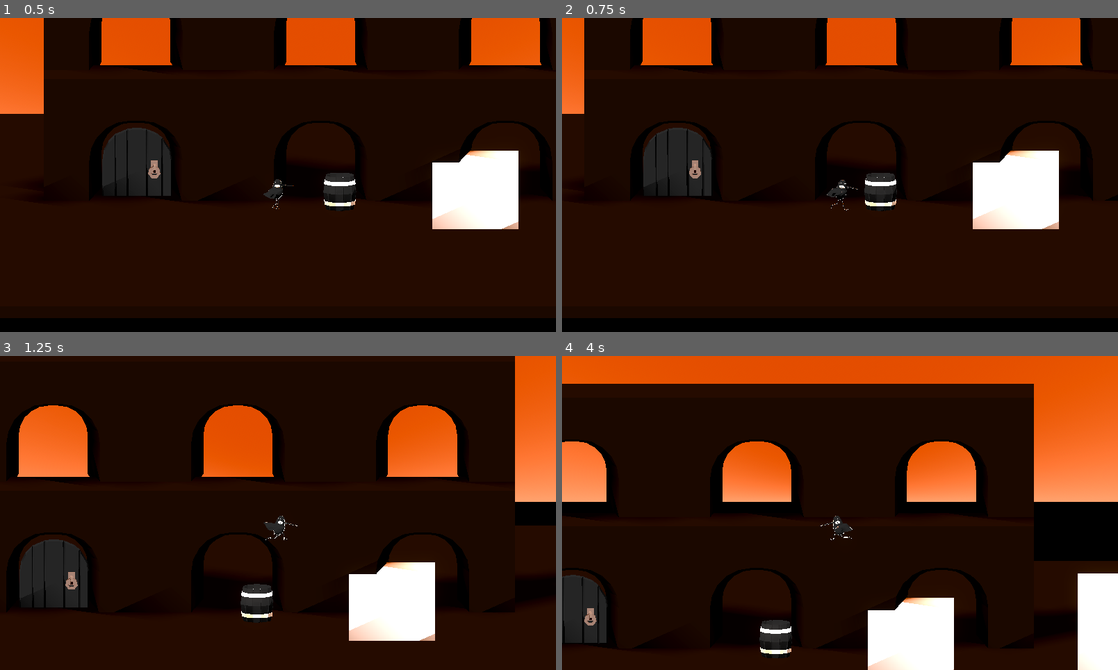
Above: before the commit, frames 1-4 (two rows, left to right).
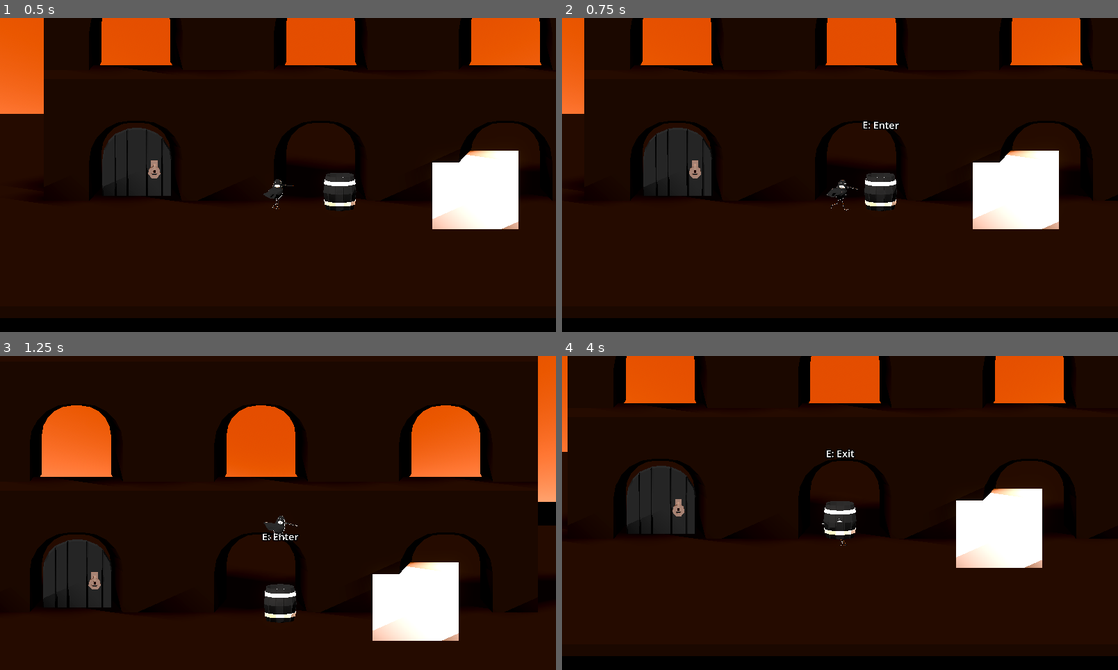
Above: after the commit, the same moments.

Repository: puleri/godot-test
Game: Godot game, scene res://scenes/Main.tscn
The game is run twice, just before and just after one commit, with the same random seed, the same clock (stepped at 60 frames per second) and the same inputs.
Inputs:
- Up to frame 1 (0.5 s): no input
- Up to frame 2 (0.75 s): tap Enter at 0.5 s; hold D (move_right) from 0.53 s (still down); tap E (interact, bound only after the commit) at 0.6 s
- Up to frame 3 (1.25 s): keep holding D (move_right); tap Space (jump) at 0.77, 0.8, 1.07 s
- Up to frame 4 (4 s): release D (move_right) at 1.28 s; hold S (move_down) 1.28-2.03 s; tap Space (jump) at 1.35, 1.52, 1.82, 2.3, 3.02, 3.32, 3.6, 3.77 s; tap E (interact, bound only after the commit) at 1.55, 2.1, 2.85 s; hold D (move_right) 2.03-2.78 s; hold W (move_up) 2.78-3.53 s; hold A (move_left) from 3.53 s (still down)

Frame 1 is identical in both runs. In frame 2, 0.1% of the frame differs, in the area x 54-61%, y 32-36%; in frame 3, 18%; in frame 4, 46%, in the area x 0-100%, y 0-100%.

Commit message:
sneaking

Diff:
--- a/Objects/Newbarrel.tscn
+++ b/Objects/Newbarrel.tscn
@@ -1,10 +1,12 @@
 [gd_scene format=3 uid="uid://defo8smbyjqfh"]
 
 [ext_resource type="PackedScene" uid="uid://2medhb1ung4e" path="res://Objects/Barrel.fbx" id="1_epb58"]
+[ext_resource type="Script" uid="uid://cemfma6fpbq4l" path="res://scripts/barrel_interaction.gd" id="2_bmy04"]
 [ext_resource type="Material" uid="uid://ccuqyelqwain2" path="res://Materials/BlackToon.tres" id="2_oaphm"]
 [ext_resource type="Material" uid="uid://fc8jacmlue8n" path="res://Materials/WhiteToon.tres" id="3_xteh1"]
 
 [node name="Barrel" unique_id=1229816567 instance=ExtResource("1_epb58")]
+script = ExtResource("2_bmy04")
 
 [node name="Cylinder_006" parent="." index="0" unique_id=137006602]
 surface_material_override/0 = ExtResource("2_oaphm")
--- a/project.godot
+++ b/project.godot
@@ -54,6 +54,11 @@
 "events": [Object(InputEventKey,"resource_local_to_scene":false,"resource_name":"","device":-1,"window_id":0,"alt_press …(190 unchanged characters)…
 ]
 }
+interact={
+"deadzone": 0.5,
+"events": [Object(InputEventKey,"resource_local_to_scene":false,"resource_name":"","device":-1,"window_id":0,"alt_pressed":false,"shift_pressed":false,"ctrl_pressed":false,"meta_pressed":false,"pressed":false,"keycode":0,"physical_keycode":69,"key_label":0,"unicode":0,"location":0,"echo":false,"script":null)
+]
+}
 
 [physics]
 
--- a/scripts/background_music.gd
+++ b/scripts/background_music.gd
@@ -1,8 +1,12 @@
 extends AudioStreamPlayer
 
+@export var music_bus_name: String = "Music"
 @export var restart_delay: float = 0.0
 
 func _ready() -> void:
+	_ensure_music_bus()
+	bus = music_bus_name
+
 	if not finished.is_connected(_on_finished):
 		finished.connect(_on_finished)
 
@@ -15,3 +19,10 @@
 
 	if stream != null and is_inside_tree():
 		play()
+
+func _ensure_music_bus() -> void:
+	if AudioServer.get_bus_index(music_bus_name) != -1:
+		return
+
+	AudioServer.add_bus(AudioServer.get_bus_count())
+	AudioServer.set_bus_name(AudioServer.get_bus_count() - 1, music_bus_name)
--- /dev/null
+++ b/scripts/barrel_interaction.gd
@@ -0,0 +1,354 @@
+extends Node3D
+
+@export var interact_action: String = "interact"
+@export var collision_radius: float = 0.42
+@export var collision_height: float = 0.7
+@export var collision_center_y: float = 0.35
+@export var wall_thickness: float = 0.08
+@export var wall_segment_width: float = 0.34
+@export var wall_segment_count: int = 8
+@export var interaction_radius: float = 0.9
+@export var interaction_center: Vector3 = Vector3(0.0, 0.45, 0.0)
+@export var exit_offset: Vector3 = Vector3(-0.8, 0.0, 0.0)
+@export var occupied_player_offset: Vector3 = Vector3.ZERO
+@export var occupied_speed_multiplier: float = 0.5
+@export var occupied_lift_height: float = 0.12
+@export var lift_transition_time: float = 0.12
+@export var movement_threshold: float = 0.05
+@export var hop_height: float = 0.45
+@export var hop_duration: float = 0.36
+@export var tooltip_offset: Vector3 = Vector3(0.0, 1.1, 0.0)
+@export var enter_prompt: String = "E: Enter"
+@export var exit_prompt: String = "E: Exit"
+@export var music_bus_name: String = "Music"
+@export var inside_music_cutoff_hz: float = 850.0
+@export var normal_music_cutoff_hz: float = 20500.0
+@export var music_filter_transition_time: float = 0.28
+
+var nearby_player: CharacterBody3D
+var inside_player: CharacterBody3D
+var prompt_label: Label3D
+var side_collision_shapes: Array[CollisionShape3D] = []
+var player_inside := false
+var transition_in_progress := false
+var barrel_base_y: float
+var barrel_lifted := false
+var lift_tween: Tween
+var music_filter: AudioEffectLowPassFilter
+var music_filter_tween: Tween
+
+func _ready() -> void:
+	barrel_base_y = global_position.y
+	_ensure_music_filter()
+	_build_side_collision()
+	_build_interaction_area()
+	_build_tooltip()
+	_update_tooltip()
+
+func _exit_tree() -> void:
+	_restore_music_filter_immediately()
+
+func _physics_process(_delta: float) -> void:
+	if not player_inside or transition_in_progress or inside_player == null:
+		return
+
+	_sync_barrel_to_player(inside_player)
+	_update_barrel_lift_for_player(inside_player)
+
+func _process(_delta: float) -> void:
+	_face_tooltip_to_camera()
+
+	if not Input.is_action_just_pressed(interact_action) or transition_in_progress:
+		return
+
+	if player_inside:
+		exit_barrel()
+	elif nearby_player != null:
+		enter_barrel(nearby_player)
+
+func enter_barrel(player: CharacterBody3D) -> void:
+	transition_in_progress = true
+	inside_player = player
+	barrel_base_y = global_position.y
+
+	_set_player_locked(player, true)
+	_set_side_collision_enabled(false)
+	_set_player_collision_enabled(player, false)
+	_set_player_visual_visible(player, true)
+	await _hop_player_to(player, _get_inside_position(player))
+
+	_set_player_collision_enabled(player, true)
+	_set_player_movement_speed_multiplier(player, occupied_speed_multiplier)
+	_set_player_manual_jump_enabled(player, false)
+	_set_player_locked(player, false)
+	player_inside = true
+	_sync_barrel_to_player(player)
+	_set_music_muffled(true)
+	transition_in_progress = false
+	_update_tooltip()
+
+func exit_barrel() -> void:
+	var player := inside_player
+	if player == null:
+		player = nearby_player
+
+	if player == null:
+		return
+
+	transition_in_progress = true
+	_set_music_muffled(false)
+	_set_player_locked(player, true)
+	_set_player_movement_speed_multiplier(player, 1.0)
+	_set_player_manual_jump_enabled(player, true)
+	_set_player_collision_enabled(player, false)
+	_set_barrel_lifted(false)
+	_set_player_visual_visible(player, true)
+	player_inside = false
+	player.global_position = _get_inside_position(player)
+	await _hop_player_to(player, _get_exit_position(player))
+
+	_set_player_collision_enabled(player, true)
+	_set_side_collision_enabled(true)
+	_set_player_locked(player, false)
+	inside_player = null
+	nearby_player = player
+	transition_in_progress = false
+	_update_tooltip()
+
+func _build_side_collision() -> void:
+	var wall_body := StaticBody3D.new()
+	wall_body.name = "SideCollision"
+	add_child(wall_body)
+
+	var wall_shape := BoxShape3D.new()
+	wall_shape.size = Vector3(wall_segment_width, collision_height, wall_thickness)
+
+	var segment_total := maxi(wall_segment_count, 3)
+	for index in range(segment_total):
+		var angle := TAU * float(index) / float(segment_total)
+		var collision_shape := CollisionShape3D.new()
+		collision_shape.name = "WallSegment%02d" % index
+		collision_shape.shape = wall_shape
+		collision_shape.position = Vector3(cos(angle) * collision_radius, collision_center_y, sin(angle) * collision_radius)
+		collision_shape.rotation.y = (PI / 2.0) - angle
+		wall_body.add_child(collision_shape)
+		side_collision_shapes.append(collision_shape)
+
+func _build_interaction_area() -> void:
+	var area := Area3D.new()
+	area.name = "InteractionArea"
+	area.position = interaction_center
+	area.body_entered.connect(_on_interaction_area_body_entered)
+	area.body_exited.connect(_on_interaction_area_body_exited)
+	add_child(area)
+
+	var shape := SphereShape3D.new()
+	shape.radius = interaction_radius
+
+	var collision_shape := CollisionShape3D.new()
+	collision_shape.name = "CollisionShape3D"
+	collision_shape.shape = shape
+	area.add_child(collision_shape)
+
+func _build_tooltip() -> void:
+	prompt_label = Label3D.new()
+	prompt_label.name = "InteractionPrompt"
+	prompt_label.position = tooltip_offset
+	prompt_label.font_size = 32
+	prompt_label.horizontal_alignment = HORIZONTAL_ALIGNMENT_CENTER
+	prompt_label.vertical_alignment = VERTICAL_ALIGNMENT_CENTER
+	prompt_label.no_depth_test = true
+	add_child(prompt_label)
+
+func _on_interaction_area_body_entered(body: Node) -> void:
+	if not _is_player_body(body):
+		return
+
+	nearby_player = body as CharacterBody3D
+	_update_tooltip()
+
+func _on_interaction_area_body_exited(body: Node) -> void:
+	if body == nearby_player and not player_inside:
+		nearby_player = null
+		_update_tooltip()
+
+func _hop_player_to(player: CharacterBody3D, target_position: Vector3) -> void:
+	var start_position := player.global_position
+	var middle_position := start_position.lerp(target_position, 0.5)
+	middle_position.y += hop_height
+
+	var tween := create_tween()
+	tween.set_trans(Tween.TRANS_SINE)
+	tween.set_ease(Tween.EASE_OUT)
+	tween.tween_property(player, "global_position", middle_position, hop_duration * 0.5)
+	tween.tween_property(player, "global_position", target_position, hop_duration * 0.5)
+	await tween.finished
+
+func _get_inside_position(player: CharacterBody3D = null) -> Vector3:
+	var target_position := global_transform * occupied_player_offset
+	if player != null:
+		target_position.y = player.global_position.y
+
+	return target_position
+
+func _get_exit_position(player: CharacterBody3D = null) -> Vector3:
+	var target_position := global_transform * exit_offset
+	if player != null:
+		target_position.y = player.global_position.y
+
+	return target_position
+
+func _update_tooltip() -> void:
+	if prompt_label == null:
+		return
+
+	prompt_label.visible = player_inside or nearby_player != null
+	prompt_label.text = exit_prompt if player_inside else enter_prompt
+
+func _face_tooltip_to_camera() -> void:
+	if prompt_label == null or not prompt_label.visible:
+		return
+
+	var camera := get_viewport().get_camera_3d()
+	if camera == null:
+		return
+
+	prompt_label.global_position = global_position + tooltip_offset
+	prompt_label.look_at(camera.global_position, Vector3.UP)
+	prompt_label.rotate_y(PI)
+
+func _is_player_body(body: Node) -> bool:
+	return body is CharacterBody3D and body.name == "Player"
+
+func _set_player_locked(player: CharacterBody3D, is_locked: bool) -> void:
+	if player.has_method("set_interaction_locked"):
+		player.set_interaction_locked(is_locked)
+
+func _set_player_visual_visible(player: CharacterBody3D, is_visible: bool) -> void:
+	if player.has_method("set_character_visual_visible"):
+		player.set_character_visual_visible(is_visible)
+
+func _set_player_collision_enabled(player: CharacterBody3D, is_enabled: bool) -> void:
+	if player.has_method("set_player_collision_enabled"):
+		player.set_player_collision_enabled(is_enabled)
+
+func _set_player_movement_speed_multiplier(player: CharacterBody3D, multiplier: float) -> void:
+	if player.has_method("set_movement_speed_multiplier"):
+		player.set_movement_speed_multiplier(multiplier)
+
+func _set_player_manual_jump_enabled(player: CharacterBody3D, is_enabled: bool) -> void:
+	if player.has_method("set_manual_jump_enabled"):
+		player.set_manual_jump_enabled(is_enabled)
+
+func _set_side_collision_enabled(is_enabled: bool) -> void:
+	for collision_shape in side_collision_shapes:
+		if is_instance_valid(collision_shape):
+			collision_shape.set_deferred("disabled", not is_enabled)
+
+func _sync_barrel_to_player(player: CharacterBody3D) -> void:
+	var synced_position := global_position
+	synced_position.x = player.global_position.x - occupied_player_offset.x
+	synced_position.z = player.global_position.z - occupied_player_offset.z
+	global_position = synced_position
+
+func _update_barrel_lift_for_player(player: CharacterBody3D) -> void:
+	var ground_speed := Vector2(player.velocity.x, player.velocity.z).length()
+	_set_barrel_lifted(ground_speed > movement_threshold)
+
+func _set_barrel_lifted(is_lifted: bool) -> void:
+	if barrel_lifted == is_lifted:
+		return
+
+	barrel_lifted = is_lifted
+	if lift_tween != null:
+		lift_tween.kill()
+
+	var target_y := barrel_base_y + occupied_lift_height if barrel_lifted else barrel_base_y
+	lift_tween = create_tween()
+	lift_tween.set_trans(Tween.TRANS_SINE)
+	lift_tween.set_ease(Tween.EASE_OUT)
+	lift_tween.tween_property(self, "global_position:y", target_y, lift_transition_time)
+
+func _ensure_music_filter() -> void:
+	var bus_index := _ensure_audio_bus(music_bus_name)
+	if bus_index == -1:
+		return
+
+	for effect_index in range(AudioServer.get_bus_effect_count(bus_index)):
+		var existing_filter := AudioServer.get_bus_effect(bus_index, effect_index) as AudioEffectLowPassFilter
+		if existing_filter != null:
+			music_filter = existing_filter
+			AudioServer.set_bus_effect_enabled(bus_index, effect_index, false)
+			return
+
+	music_filter = AudioEffectLowPassFilter.new()
+	music_filter.cutoff_hz = normal_music_cutoff_hz
+	AudioServer.add_bus_effect(bus_index, music_filter)
+	AudioServer.set_bus_effect_enabled(bus_index, AudioServer.get_bus_effect_count(bus_index) - 1, false)
+
+func _ensure_audio_bus(bus_name: String) -> int:
+	var bus_index := AudioServer.get_bus_index(bus_name)
+	if bus_index != -1:
+		return bus_index
+
+	AudioServer.add_bus(AudioServer.get_bus_count())
+	AudioServer.set_bus_name(AudioServer.get_bus_count() - 1, bus_name)
+	return AudioServer.get_bus_index(bus_name)
+
+func _set_music_muffled(is_muffled: bool) -> void:
+	var bus_index := _ensure_audio_bus(music_bus_name)
+	if bus_index == -1:
+		return
+
+	if music_filter == null:
+		_ensure_music_filter()
+
+	if music_filter == null:
+		return
+
+	var effect_index := _get_music_filter_index(bus_index)
+	if effect_index == -1:
+		return
+
+	if music_filter_tween != null:
+		music_filter_tween.kill()
+
+	AudioServer.set_bus_effect_enabled(bus_index, effect_index, true)
+	var target_cutoff := inside_music_cutoff_hz if is_muffled else normal_music_cutoff_hz
+	music_filter_tween = create_tween()
+	music_filter_tween.set_trans(Tween.TRANS_SINE)
+	music_filter_tween.set_ease(Tween.EASE_OUT)
+	music_filter_tween.tween_property(music_filter, "cutoff_hz", target_cutoff, music_filter_transition_time)
+
+	if not is_muffled:
+		music_filter_tween.tween_callback(func() -> void:
+			var current_bus_index := AudioServer.get_bus_index(music_bus_name)
+			if current_bus_index == -1:
+				return
+
+			var current_effect_index := _get_music_filter_index(current_bus_index)
+			if current_effect_index != -1:
+				AudioServer.set_bus_effect_enabled(current_bus_index, current_effect_index, false)
+		)
+
+func _get_music_filter_index(bus_index: int) -> int:
+	for effect_index in range(AudioServer.get_bus_effect_count(bus_index)):
+		if AudioServer.get_bus_effect(bus_index, effect_index) == music_filter:
+			return effect_index
+
+	return -1
+
+func _restore_music_filter_immediately() -> void:
+	if music_filter_tween != null:
+		music_filter_tween.kill()
+
+	var bus_index := AudioServer.get_bus_index(music_bus_name)
+	if bus_index == -1 or music_filter == null:
+		return
+
+	var effect_index := _get_music_filter_index(bus_index)
+	if effect_index == -1:
+		return
+
+	music_filter.cutoff_hz = normal_music_cutoff_hz
+	AudioServer.set_bus_effect_enabled(bus_index, effect_index, false)
--- a/scripts/player_controller.gd
+++ b/scripts/player_controller.gd
@@ -53,6 +53,10 @@
 var using_animation_tree: bool = false
 var transition_started: bool = false
 var camera_tween: Tween
+var interaction_locked := false
+var movement_speed_multiplier := 1.0
+var manual_jump_enabled := true
+var player_collision_shapes: Array[CollisionShape3D] = []
 
 # Rook animation names come from the imported FBX animation list.
 const IDLE_ANIMATION := "Skeleton|Idle"
@@ -64,6 +68,7 @@
 
 func _ready() -> void:
 	animation_player = _find_animation_player(self)
+	_cache_player_collision_shapes()
 	global_position.z = side_plane_z
 
 	if visual_pivot != null:
@@ -76,6 +81,12 @@
 	_initialize_animation_pose()
 
 func _physics_process(delta: float) -> void:
+	if interaction_locked:
+		velocity = Vector3.ZERO
+		_update_phase_camera()
+		_update_animation(delta, false)
+		return
+
 	var movement_input := Vector3.ZERO
 	match current_phase:
 		ControlPhase.PHASE_1_PLATFORMER:
@@ -103,7 +114,7 @@
 
 	var forward_input := Input.get_axis("move_down", "move_up")
 	var forward_direction := global_transform.basis.x.normalized()
-	var target_velocity := forward_direction * forward_input * max_walk_speed
+	var target_velocity := forward_direction * forward_input * _get_current_max_walk_speed()
 	target_velocity.y = 0.0
 	_update_ground_plane_velocity(target_velocity, target_velocity.normalized() if target_velocity.length() > 0.0 else Vector3.ZERO, delta)
 	return target_velocity.normalized() if target_velocity.length() > 0.0 else Vector3.ZERO
@@ -135,6 +146,36 @@
 		game_camera.fov = phase_2_camera_fov
 		_start_camera_transition()
 
+func set_interaction_locked(is_locked: bool) -> void:
+	interaction_locked = is_locked
+	if interaction_locked:
+		velocity = Vector3.ZERO
+
+func set_movement_speed_multiplier(multiplier: float) -> void:
+	movement_speed_multiplier = maxf(multiplier, 0.0)
+
+func set_manual_jump_enabled(is_enabled: bool) -> void:
+	manual_jump_enabled = is_enabled
+
+func set_character_visual_visible(is_visible: bool) -> void:
+	if visual_pivot != null:
+		visual_pivot.visible = is_visible
+
+func set_player_collision_enabled(is_enabled: bool) -> void:
+	if player_collision_shapes.is_empty():
+		_cache_player_collision_shapes()
+
+	for collision_shape in player_collision_shapes:
+		if is_instance_valid(collision_shape):
+			collision_shape.set_deferred("disabled", not is_enabled)
+
+func _cache_player_collision_shapes() -> void:
+	player_collision_shapes.clear()
+	for node in find_children("*", "CollisionShape3D", true, false):
+		var collision_shape := node as CollisionShape3D
+		if collision_shape != null:
+			player_collision_shapes.append(collision_shape)
+
 func _read_phase_1_cardinal_input() -> Vector3:
 	var horizontal_input := Input.get_axis("move_left", "move_right")
 	if not is_zero_approx(horizontal_input):
@@ -151,13 +192,14 @@
 
 func _update_phase_1_ground_velocity(cardinal_input: Vector3, delta: float) -> void:
 	var acceleration := _get_ground_plane_acceleration(cardinal_input)
+	var current_max_walk_speed := _get_current_max_walk_speed()
 
 	if not is_zero_approx(cardinal_input.x):
-		velocity.x = move_toward(velocity.x, cardinal_input.x * max_walk_speed, acceleration * delta)
+		velocity.x = move_toward(velocity.x, cardinal_input.x * current_max_walk_speed, acceleration * delta)
 		velocity.z = 0.0
 	elif not is_zero_approx(cardinal_input.z):
 		velocity.x = 0.0
-		velocity.z = move_toward(velocity.z, cardinal_input.z * max_walk_speed, acceleration * delta)
+		velocity.z = move_toward(velocity.z, cardinal_input.z * current_max_walk_speed, acceleration * delta)
 	else:
 		_decelerate_phase_1_ground_velocity(acceleration, delta)
 
@@ -182,12 +224,15 @@
 
 	return ground_acceleration if is_on_floor() else air_acceleration
 
+func _get_current_max_walk_speed() -> float:
+	return max_walk_speed * movement_speed_multiplier
+
 func _update_vertical_velocity(delta: float) -> bool:
 	if is_on_floor():
 		if velocity.y < 0.0:
 			velocity.y = 0.0
 
-		if Input.is_action_just_pressed("jump"):
+		if manual_jump_enabled and Input.is_action_just_pressed("jump"):
 			velocity.y = jump_velocity
 			return true
 	else:
--- a/scripts/player_controller_SideScroll.gd
+++ b/scripts/player_controller_SideScroll.gd
@@ -53,6 +53,10 @@
 var using_animation_tree: bool = false
 var transition_started: bool = false
 var camera_tween: Tween
+var interaction_locked := false
+var movement_speed_multiplier := 1.0
+var manual_jump_enabled := true
+var player_collision_shapes: Array[CollisionShape3D] = []
 
 # Rook animation names come from the imported FBX animation list.
 const IDLE_ANIMATION := "Skeleton|Idle"
@@ -64,6 +68,7 @@
 
 func _ready() -> void:
 	animation_player = _find_animation_player(self)
+	_cache_player_collision_shapes()
 	global_position.z = side_plane_z
 
 	if visual_pivot != null:
@@ -76,6 +81,12 @@
 	_initialize_animation_pose()
 
 func _physics_process(delta: float) -> void:
+	if interaction_locked:
+		velocity = Vector3.ZERO
+		_update_phase_camera()
+		_update_animation(delta, false)
+		return
+
 	var movement_input := Vector3.ZERO
 	match current_phase:
 		ControlPhase.PHASE_1_PLATFORMER:
@@ -103,7 +114,7 @@
 
 	var forward_input := Input.get_axis("move_down", "move_up")
 	var forward_direction := global_transform.basis.x.normalized()
-	var target_velocity := forward_direction * forward_input * max_walk_speed
+	var target_velocity := forward_direction * forward_input * _get_current_max_walk_speed()
 	target_velocity.y = 0.0
 	_update_ground_plane_velocity(target_velocity, target_velocity.normalized() if target_velocity.length() > 0.0 else Vector3.ZERO, delta)
 	return target_velocity.normalized() if target_velocity.length() > 0.0 else Vector3.ZERO
@@ -135,6 +146,36 @@
 		game_camera.fov = phase_2_camera_fov
 		_start_camera_transition()
 
+func set_interaction_locked(is_locked: bool) -> void:
+	interaction_locked = is_locked
+	if interaction_locked:
+		velocity = Vector3.ZERO
+
+func set_movement_speed_multiplier(multiplier: float) -> void:
+	movement_speed_multiplier = maxf(multiplier, 0.0)
+
+func set_manual_jump_enabled(is_enabled: bool) -> void:
+	manual_jump_enabled = is_enabled
+
+func set_character_visual_visible(is_visible: bool) -> void:
+	if visual_pivot != null:
+		visual_pivot.visible = is_visible
+
+func set_player_collision_enabled(is_enabled: bool) -> void:
+	if player_collision_shapes.is_empty():
+		_cache_player_collision_shapes()
+
+	for collision_shape in player_collision_shapes:
+		if is_instance_valid(collision_shape):
+			collision_shape.set_deferred("disabled", not is_enabled)
+
+func _cache_player_collision_shapes() -> void:
+	player_collision_shapes.clear()
+	for node in find_children("*", "CollisionShape3D", true, false):
+		var collision_shape := node as CollisionShape3D
+		if collision_shape != null:
+			player_collision_shapes.append(collision_shape)
+
 func _read_phase_1_cardinal_input() -> Vector3:
 	var horizontal_input := Input.get_axis("move_left", "move_right")
 	if not is_zero_approx(horizontal_input):
@@ -151,13 +192,14 @@
 
 func _update_phase_1_ground_velocity(cardinal_input: Vector3, delta: float) -> void:
 	var acceleration := _get_ground_plane_acceleration(cardinal_input)
+	var current_max_walk_speed := _get_current_max_walk_speed()
 
 	if not is_zero_approx(cardinal_input.x):
-		velocity.x = move_toward(velocity.x, cardinal_input.x * max_walk_speed, acceleration * delta)
+		velocity.x = move_toward(velocity.x, cardinal_input.x * current_max_walk_speed, acceleration * delta)
 		velocity.z = 0.0
 	elif not is_zero_approx(cardinal_input.z):
 		velocity.x = 0.0
-		velocity.z = move_toward(velocity.z, cardinal_input.z * max_walk_speed, acceleration * delta)
+		velocity.z = move_toward(velocity.z, cardinal_input.z * current_max_walk_speed, acceleration * delta)
 	else:
 		_decelerate_phase_1_ground_velocity(acceleration, delta)
 
@@ -182,12 +224,15 @@
 
 	return ground_acceleration if is_on_floor() else air_acceleration
 
+func _get_current_max_walk_speed() -> float:
+	return max_walk_speed * movement_speed_multiplier
+
 func _update_vertical_velocity(delta: float) -> bool:
 	if is_on_floor():
 		if velocity.y < 0.0:
 			velocity.y = 0.0
 
-		if Input.is_action_just_pressed("jump"):
+		if manual_jump_enabled and Input.is_action_just_pressed("jump"):
 			velocity.y = jump_velocity
 			return true
 	else:
Not shown, added: scripts/barrel_interaction.gd.uid
